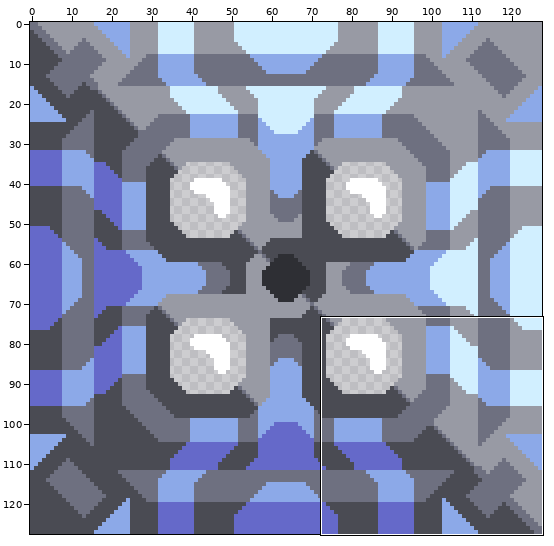
Sprite sheet -- sprites/blocks/production/advanced-vanilla/atmospheric-extractor.png. The first picture is a wide view before the edit; the outline marks the close-up.
Close-up. Before the edit:
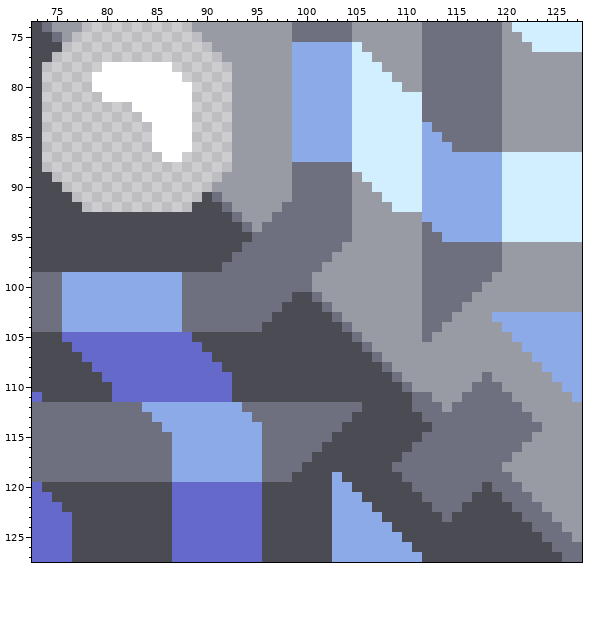
The file is 128x128 pixels. Shown: x 73..127, y 74..127. The commit also changed other parts of the picture, which this record leaves out.
Now the later version:
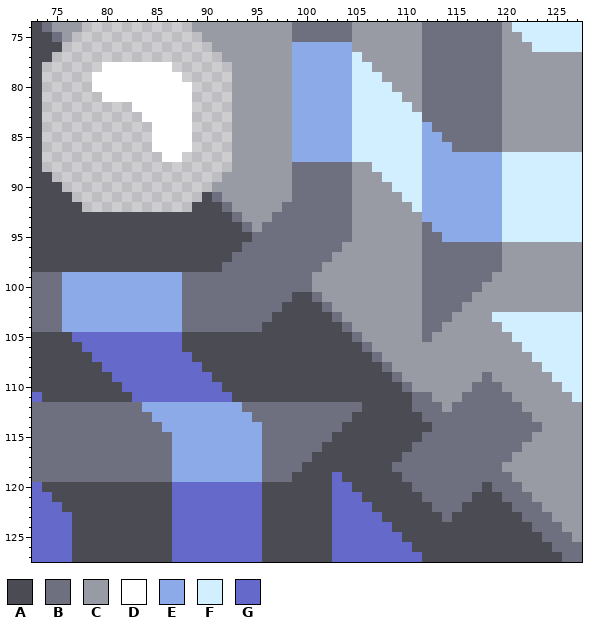
Palette (. is transparent): A #4a4b53  B #6e7080  C #989aa4  D #ffffff  E #8ca9e8  F #d1efff  G #6569c9
The edit:
y 76: x 105 F -> C
y 77: x 106 F -> C
y 78: x 107 F -> C
y 79: x 108 F -> C
y 80: x 109 F -> C
y 81: x 110..111 FF -> CC
y 82: x 111 F -> C
y 88: x 105..106 FF -> CC
y 89: x 106..107 FF -> CC
y 90: x 107..108 FF -> CC
y 91: x 108..109 FF -> CC
y 92: x 109..110 FF -> CC
y 103: x 119..127 EEEEEEEEE -> FFFFFFFFF
y 104: x 120..127 EEEEEEEE -> FFFFFFFF
y 105: x 76 G -> A; x 88 G -> A; x 121..127 EEEEEEE -> FFFFFFF
y 106: x 77 G -> A; x 88..89 GG -> AA; x 122..127 EEEEEE -> FFFFFF
y 107: x 78 G -> A; x 89..90 GG -> AA; x 123..127 EEEEE -> FFFFF
y 108: x 79 G -> A; x 90..91 GG -> AA; x 124..127 EEEE -> FFFF
y 109: x 80 G -> A; x 91..92 GG -> AA; x 125..127 EEE -> FFF
y 110: x 81 G -> A; x 92 G -> A; x 126..127 EE -> FF
y 111: x 81..82 GG -> AA; x 127 E -> F
y 119: x 103 E -> G
y 120: x 103..104 EE -> GG
y 121: x 103..105 EEE -> GGG
y 122: x 103..106 EEEE -> GGGG
y 123: x 103..107 EEEEE -> GGGGG
y 124: x 103..108 EEEEEE -> GGGGGG
y 125: x 103..109 EEEEEEE -> GGGGGGG
y 126: x 103..110 EEEEEEEE -> GGGGGGGG
y 127: x 103..111 EEEEEEEEE -> GGGGGGGGG
